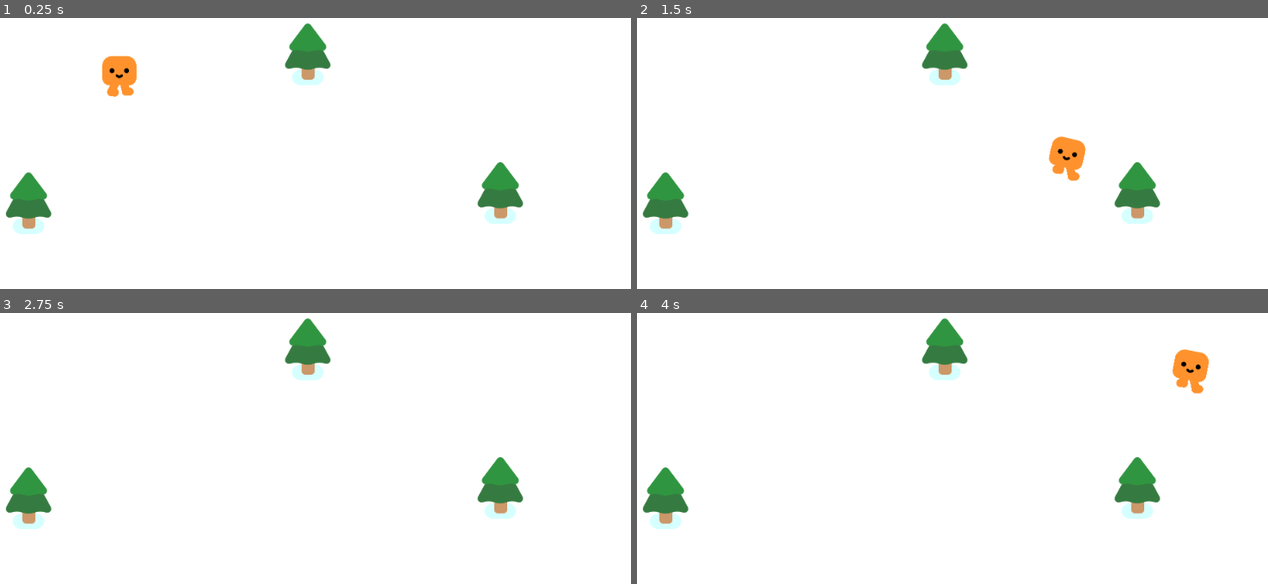
Above: before the commit, frames 1-4 (two rows, left to right).
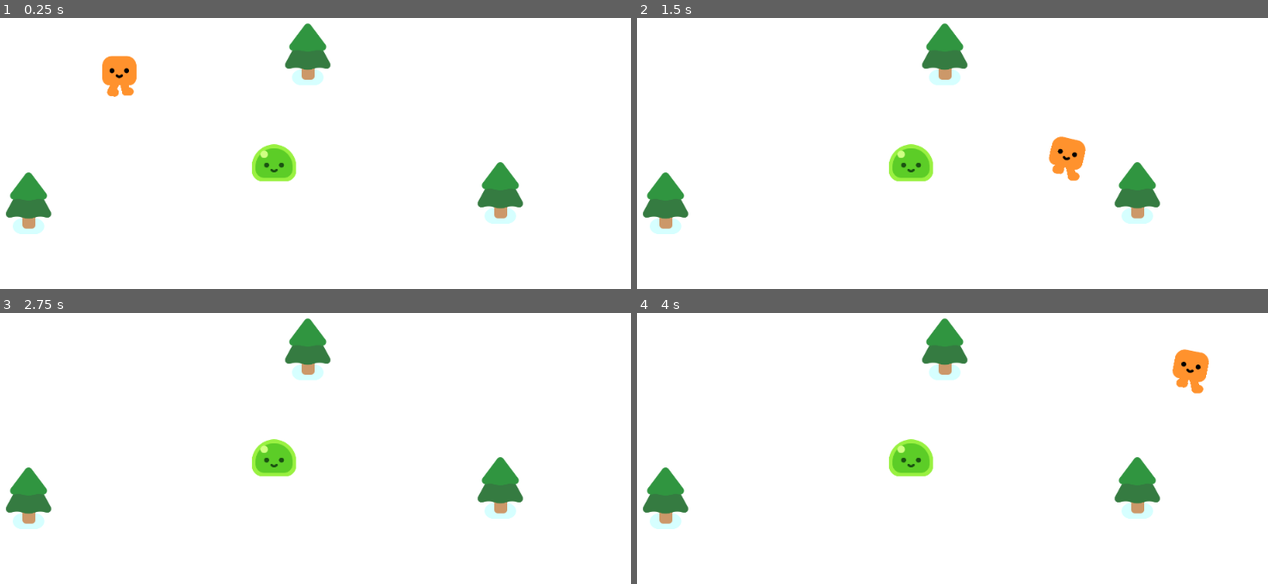
Above: after the commit, the same moments.

Repository: martindieck/gun-galore
Game: Godot game, scene res://game.tscn
Same seed, same stepped clock (60 frames per second), same inputs: the game is played once before the commit and once after it.
Inputs:
- Up to frame 1 (0.25 s): no input
- Up to frame 2 (1.5 s): hold D (move_right) 0.53-1.28 s; hold S (move_down) from 1.28 s (still down)
- Up to frame 3 (2.75 s): release S (move_down) at 2.03 s; hold D (move_right) from 2.03 s (still down)
- Up to frame 4 (4 s): tap Enter at 2.75 s; release D (move_right) at 2.78 s; hold W (move_up) 2.78-3.53 s; tap Space at 3.5 s; hold A (move_left) from 3.53 s (still down)

The runs differ from the first frame. In frame 1, 0.8% of the frame differs, in the area x 39-48%, y 46-61%; in frame 2, 0.8%; in frame 3, 0.8%; in frame 4, 0.8%.

Commit message:
Created Enemy Scene

Diff:
--- /dev/null
+++ b/enemy.tscn
@@ -0,0 +1,15 @@
+[gd_scene load_steps=3 format=3 uid="uid://ber1v2styxdir"]
+
+[ext_resource type="PackedScene" uid="uid://ogik4s70pgwl" path="res://characters/slime/slime.tscn" id="1_6rt3g"]
+
+[sub_resource type="CircleShape2D" id="CircleShape2D_q5uth"]
+radius = 53.3333
+
+[node name="Enemy" type="CharacterBody2D"]
+scale = Vector2(0.6, 0.6)
+
+[node name="Slime" parent="." instance=ExtResource("1_6rt3g")]
+
+[node name="CollisionShape2D" type="CollisionShape2D" parent="."]
+position = Vector2(0, -26.6667)
+shape = SubResource("CircleShape2D_q5uth")
--- a/game.tscn
+++ b/game.tscn
@@ -1,7 +1,8 @@
-[gd_scene load_steps=3 format=3 uid="uid://c2h7fdg8j8xhl"]
+[gd_scene load_steps=4 format=3 uid="uid://c2h7fdg8j8xhl"]
 
 [ext_resource type="PackedScene" uid="uid://c1x1drlovbauy" path="res://player.tscn" id="1_ojpeg"]
 [ext_resource type="PackedScene" uid="uid://dh2i21b3e3fe2" path="res://tree.tscn" id="2_tqjy5"]
+[ext_resource type="PackedScene" uid="uid://ber1v2styxdir" path="res://enemy.tscn" id="3_qtbwh"]
 
 [node name="Game" type="Node2D"]
 y_sort_enabled = true
@@ -21,3 +22,6 @@
 
 [node name="Player" parent="." instance=ExtResource("1_ojpeg")]
 position = Vector2(257, 215)
+
+[node name="Enemy" parent="." instance=ExtResource("3_qtbwh")]
+position = Vector2(481, 338)
